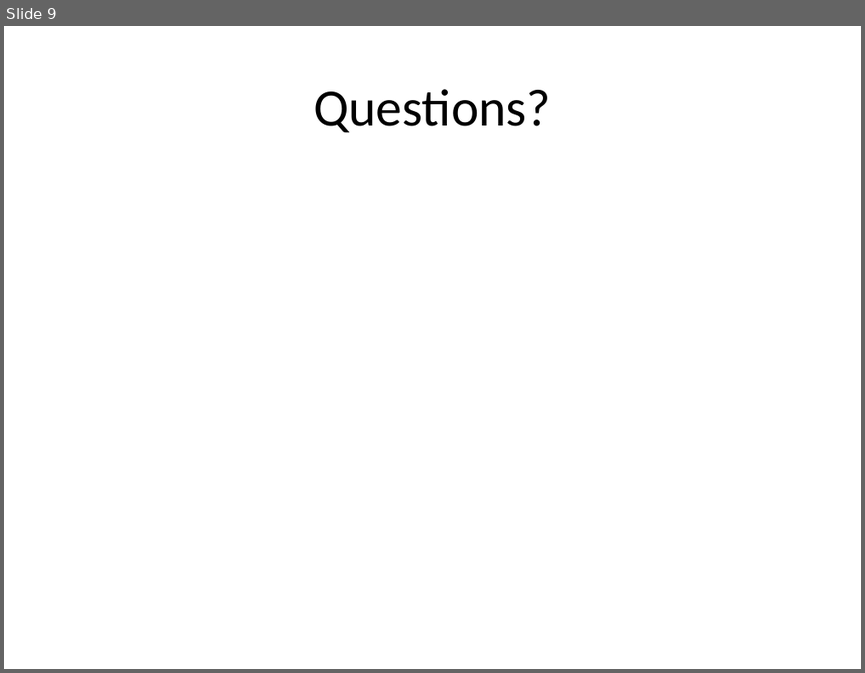
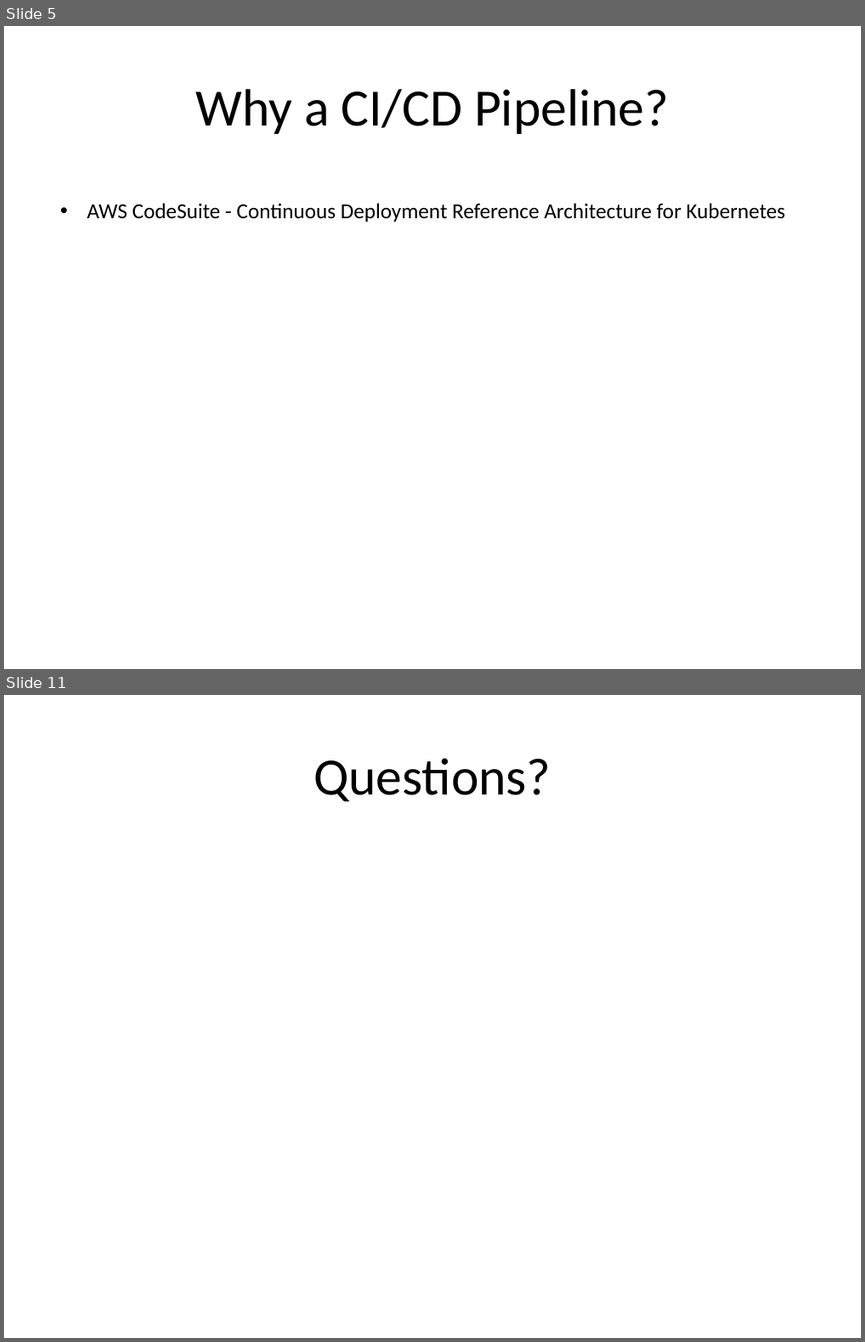
Before and after one commit to kskalvar/aws-eks-pipeline-quickstart, a slide deck: slides/AWS-EKS-Pipeline-QuickStart.pptx. Shown one above the other, each under a label of ours: slide 9 before the commit, slides 5 and 11 after it; the slides between them are not shown. The pictures are 865x673 and 865x1342 pixels, drawn with LibreOffice and Linux fonts; fonts in the diff are those of the drawing; background and template pictures are left out. Boxes give left, top, right and bottom in pixels: in the first picture for what was removed or moved away, otherwise in the second. Text is boxed around its words. In the diff, an @@ line names an element or a change of style, - is before the commit and + after.

```diff
--- a/slides/AWS-EKS-Pipeline-QuickStart.pptx
+++ b/slides/AWS-EKS-Pipeline-QuickStart.pptx
@@ slide 5 added at bbox=[4, 26, 861, 669], background #FFFFFF @@
@@ title added at bbox=[195, 89, 669, 134], 44 pt, text #000000 @@
+Why a CI/CD Pipeline?
@@ text added at bbox=[87, 203, 785, 222], 18 pt, text #000000 @@
+• AWS CodeSuite - Continuous Deployment Reference Architecture for Kubernetes
@@ what was slide 9 is now slide 11 @@
```
Also in this commit, not shown: 8 slides changed, 1 other slide added, 1 other file.
